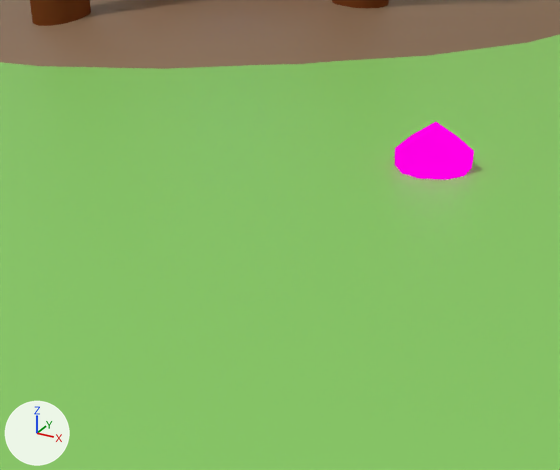
An edit to the Blender file Blender/WorldScene.blend, drawn before and after from the same camera.
Before and after are seen from a 50 mm camera at (-10.982, -2.23, 1.332) aimed at (-12.106, -0.186, 0.31). Lighting does not change. The marker at lower left points along +X, +Y and +Z.
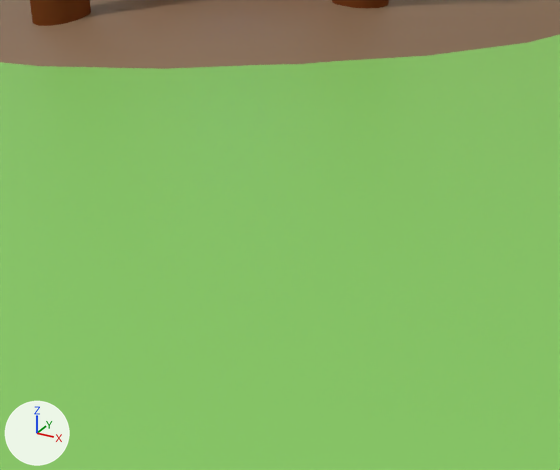
What differs and where, as boxes (x1, y1, x2, y2) in the pictures (560 x 470 px):
'Icosphere', hidden (pink)
    before: (395, 122, 474, 180)

What the commit changed:
Object 'Icosphere' (ob_icosphere) is now hidden.
